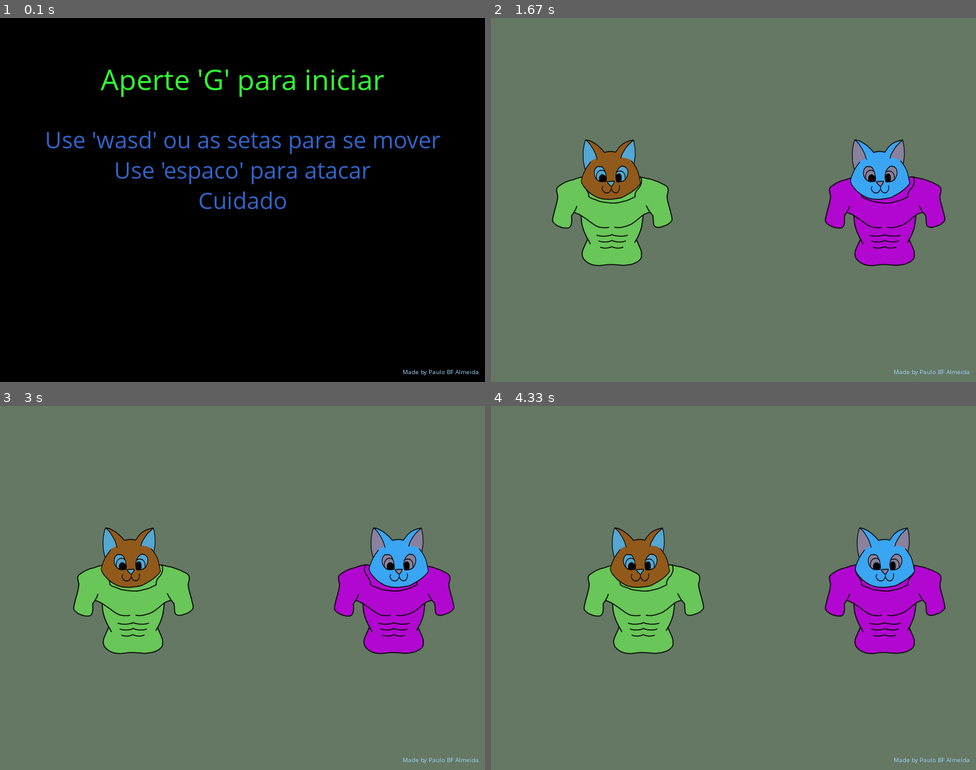
Above: before the commit, frames 1-4 (two rows, left to right).
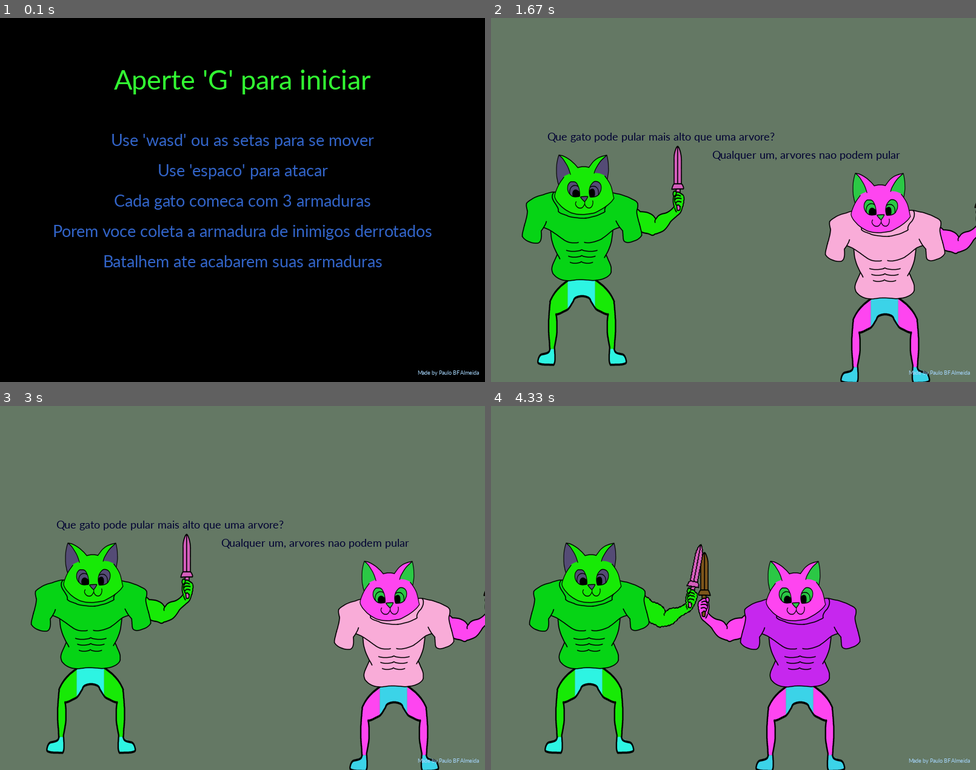
Above: after the commit, the same moments.

Repository: pauloBFalmeida/Gatoarmadura
Game: pygame game, started from main.py
The game is run twice, just before and just after one commit, with the same random seed, the same clock (stepped at 60 frames per second) and the same inputs.
Inputs:
- Up to frame 1 (0.1 s): no input
- Up to frame 2 (1.67 s): tap G at 0.33, 1.17 s; hold Esc 0.67-1.13 s; hold Right 0.67-1.13 s; tap A at 1.5 s
- Up to frame 3 (3 s): hold Space from 2.83 s (still down); hold Right from 2.83 s (still down)
- Up to frame 4 (4.33 s): release Space at 3.3 s; release Right at 3.3 s; hold Right 3.33-3.8 s; hold Left from 3.83 s (still down)

The runs differ from the first frame. In frame 1, 6.3% of the frame differs, in the area x 9-99%, y 14-99%; in frame 2, 19%; in frame 3, 20%; in frame 4, 23%, in the area x 7-99%, y 33-100%.

Commit message:
final da producao
o hit ficou bem zuado, como a animacao de ataque na esquerda, mas pft do jeito q tem q ser

Diff:
--- /dev/null
+++ b/enemy.py
@@ -0,0 +1,54 @@
+import pygame
+from gato import Gato
+
+class Enemy(Gato):
+	def __init__(self, x, y, right_direction):
+		Gato.__init__(self,x,y,right_direction)
+		self.min_dist_x = 170
+		self.min_dist_y = 40
+
+	# def  destruir_armadura(self):
+	# 	Gato.destruir_armadura(self)
+	# 	speed_x, speed_y = self.aproximar()
+	# 	speed_x *= -1
+	# 	speed_y *= -1
+	# 	for _ in range(15):
+	# 		Gato.movement_update(self, speed_x, speed_y)
+	# 		Gato.update(self)
+
+	def dist(self):
+		# distancia x,y
+		return (self.enemy.x - self.x, self.enemy.y - self.y)
+
+	def aproximar(self):
+		dist_x, dist_y = self.dist()
+		# calcular direcao como -1,0,1
+		speed_x = 0
+		if abs(dist_x) > self.min_dist_x:
+			speed_x = 1 if dist_x > 0 else -1
+		speed_y = 0
+		if abs(dist_y) > self.min_dist_y:
+			speed_y = 1 if dist_y > 0 else -1
+		return (speed_x, speed_y)
+
+# render
+	def update(self):
+		try:
+			dist_x, dist_y = self.dist()
+			speed_x, speed_y = self.aproximar()
+			# se aproximar
+			Gato.movement_update(self, speed_x,speed_y)
+			# perto o suficiente
+			# print()
+			if abs(dist_x) <= self.min_dist_x and abs(dist_y) <= self.min_dist_y:
+				# pronto para atacar
+				if self.attack_ready:
+					dist_x, dist_y = self.dist()
+					# olhar pro lado certo
+					if dist_x > 0 and not self.right_direction:	# enimigo a direita
+						Gato.movement_update(self, 1,0)
+					elif dist_x < 0 and self.right_direction:	# enimigo a esquerda
+						Gato.movement_update(self,-1,0)
+					Gato.attack(self)
+		except: pass
+		Gato.update(self)
--- a/frases.txt
+++ b/frases.txt
@@ -11,6 +11,6 @@
 Quando e que os gatos ficam irritados?
 Quando o dia esta quente pra cachorro
 Quando e que da azar atravessar o caminho de um gato?
-Quando você e um camundongo
+Quando voce e um camundongo
 Um gato caiu no poco, como ele saiu?
 Molhado
--- a/gato.py
+++ b/gato.py
@@ -1,9 +1,11 @@
 import pygame
 from random import randint
+from text import Text
 from manipulador_imagem import Manipulador
 
 class Gato():
-	def __init__(self, x, y):
+	def __init__(self, x, y, right_direction):
+		self.vivo = True
 		# position
 		self.x = x
 		self.y = y
@@ -15,31 +17,80 @@
 		self.head_dist = randint(7,12)
 		self.head_speed = float(randint(3,7))/10
 		# armadura
-		self.armor = Manipulador((200, 150),"armadura")
-		self.conjunto_armaduras = [
-			Manipulador((200, 150),"armadura") for _ in range(5)
-		]
+		self.armor = Manipulador((200, 150),"armadura") # pra pegar pos dos outros
+		self.conjunto_armaduras = [Manipulador((200, 150),"armadura") for _ in range(3)]
+		self.ultima_armadura = None
+		self.qtd_armaduras = 3
+		# perna
+		self.perna = Manipulador((150, 150),"perna",fundo=self.head.get_cor_fundo())
+		# perna
+		self.braco = Manipulador((100, 150),"braco",fundo=self.head.get_cor_fundo())
+		self.right_direction = right_direction
 		# attack
 		self.attack_ready = False
+		self.attacking = False
+		self.rotation = 0
+		self.add_rotation = -1
+		self.min_rotation = -40
+		self.down_animation = True
+
+	def start_battle(self,enemy):
+		self.enemy = enemy
+		self.attack_ready = True
+		self.move = True
 
 	def is_attack_ready(self):
 		return self.attack_ready
 
-	def set_attack_ready(self):
-		self.attack_ready = True
+	def attack(self):
+		self.attacking = True
+		self.attack_ready = False
 
-	def attack(self, enemy):
-		pass
+	def alcance(self):
+		margem_x = 30
+		margem_y = 20
+		min_dist_x = 170
+		min_dist_y = 40
+		# distancia
+		dist_x = self.enemy.x - self.x
+		dist_y = self.enemy.y - self.y
+		if abs(dist_x) > min_dist_x + margem_x or abs(dist_x) > min_dist_x - margem_x:
+			if abs(dist_y) > min_dist_y + margem_y or abs(dist_y) > min_dist_y - margem_y:
+				return True
+		return False
 
 	def  destruir_armadura(self):
-		try:
-			self.conjunto_armaduras.pop()
-		except:
-			print("sem armaduras")
+		self.qtd_armaduras -= 1
+		self.ultima_armadura = self.conjunto_armaduras.pop()
+		if self.qtd_armaduras == 0:
+			self.vivo = False
+		# play sound
+		r = randint(1,5)
+		arquivo = "sons/meow"+str(r)+".mp3"
+		pygame.mixer.music.load(arquivo)
+		pygame.mixer.music.play(0)
+
+	def coletar_armadura(self):
+		self.conjunto_armaduras.append(self.enemy.ultima_armadura)
+		self.qtd_armaduras += 1
 
 # update
 	def update(self):
-		self.head_animation()
+		if self.vivo:
+			self.head_animation()
+			if self.attacking:
+				if self.down_animation and (self.rotation == self.min_rotation or self.rotation == -self.min_rotation):	# fim descer animacao
+					self.down_animation = False
+					if self.alcance():
+						self.enemy.destruir_armadura()
+				elif not self.down_animation and self.rotation == 0:			# fim subir animacao
+					self.down_animation = True
+					self.attacking = False
+					self.attack_ready = True
+				elif self.down_animation:										# descer animacao
+					self.rotation += self.add_rotation if self.right_direction else -self.add_rotation
+				elif not self.down_animation:									# subir animacao
+					self.rotation -= self.add_rotation if self.right_direction else -self.add_rotation
 
 	def movement_update(self, x_speed, y_speed):
 		if self.move:
@@ -48,6 +99,12 @@
 			# update position
 			self.x += x_speed
 			self.y += y_speed
+			# update right_direction
+			if not self.attacking:
+				if x_speed > 0: # indo pra direita
+					self.right_direction = True
+				if x_speed < 0: # indo pra esquerda
+					self.right_direction = False
 
 	def head_animation(self):
 		if (abs(self.head_x_plus) > self.head_dist):
@@ -56,28 +113,39 @@
 
 # render
 	def render(self, window):
-		self.render_armor(window, self.y-40)
-		self.render_head(window, self.y)
-		size = int(12)
-		x = self.x - size//2
-		y = self.y - size//2
-		# debug, red dot in the midle
-		# pygame.draw.rect(window, (255,0,0), (x, y, size, size))
-		# pygame.draw.rect(window, (0,255,0), (self.head_x-2, self.y-10-2, 4, 4))
+		if self.vivo:
+			self.render_perna(window)
+			self.render_braco(window)
+			self.render_armor(window)
+			self.render_head(window)
 
-	def render_armor(self, window, y):
+	def render_perna(self, window):
+		x = self.x - self.perna.size[0]//2
+		y = self.y + self.armor.size[1] - 10
+		window.blit(self.perna.image, (x,y))
+
+	def render_braco(self, window):
+		image = self.braco.image
+		x_modificador = self.armor.size[0]//2 - 30
+		if not self.right_direction:	# indo pra esquerda
+			image = pygame.transform.flip(image, True, False) #(Surface, xbool, ybool)
+			x = self.x - (x_modificador + 100)
+		else: 						# canto esquerdo da tela
+			x = self.x + x_modificador
+		y = self.y -  self.armor.size[1]//2
+		if self.rotation != 0:		# rotate
+			image = pygame.transform.rotate(image, self.rotation)
+		window.blit(image, (x,y))
+
+	def render_armor(self, window):
 		try:
 			armor = self.conjunto_armaduras[-1]
-			x = self.x - armor.size[0]/2
-			# y = y - self.armor.size[1]
+			x = self.x - armor.size[0]//2
+			y = self.y
 			window.blit(armor.image, (x,y))
-		except:
-			print("sem armaduras pra render")
-		# x = self.x - self.armor.size[0]/2
-		# # y = y - self.armor.size[1]
-		# window.blit(self.armor.image, (x,y))
+		except: pass
 
-	def render_head(self, window, y):
-		x = (self.x + self.head_x_plus) - self.head.size[0]/2
-		y = y - self.head.size[1]
+	def render_head(self, window):
+		x = (self.x + self.head_x_plus) - self.head.size[0]//2
+		y = self.y + 15 - self.armor.size[1]//2
 		window.blit(self.head.image, (x,y))
--- a/main.py
+++ b/main.py
@@ -3,11 +3,12 @@
 from random import randint
 from time import sleep
 from gato import Gato
+from enemy import Enemy
 from text import Text
 
 pygame.init()
 
-class Gatinhos:
+class Rinha_de_Gato:
 	def __init__(self, width, height, title):
 		self.width = width
 		self.height = height
@@ -24,6 +25,7 @@
 
 		self.clock = pygame.time.Clock()
 		self.running = True
+		self.game_running = True
 		self.FPS = 60
 		self.background = (100, 120, 100)
 		# frases
@@ -32,20 +34,21 @@
 			 for line in file:
 				 self.frases.append(line)
 
-	def add_sec(self):
-		self.sec += 1
-		pygame.time.set_timer(pygame.NUMEVENTS-1, 1000)		# wait 1 sec
-
 	def prepare_battle(self):
-		# create enemy
-		self.enemy = Gato(self.width-self.gato.x, self.height-self.gato.y)
 		# disable movement
 		self.gato.move = False
+		self.gato.attack_ready = False
+		# create enemy
+		right_direction = True
+		if self.gato.x > self.width//2:	# player lado direito da tela
+			right_direction = False
+		self.enemy = Enemy(self.width-self.gato.x, self.height-self.gato.y, right_direction)
 		self.enemy.move = False
+		self.enemy.attack_ready = False
 		# say the lines
 		self.say_line()
 		# start fight
-		self.start_battle()
+		pygame.time.set_timer(pygame.USEREVENT+1, 2000)		# espera pra inciar
 
 	def say_line(self):
 		qtd = (len(self.frases)//2) -1				# qtd de frases
@@ -61,37 +64,30 @@
 			# escrita do lado da cabeca personagem (mais longe do canto)
 			x += -130 if x > self.width//2 else 130
 			# textbox
-			# escrever letra por letra
-			# textos = select[j].split()
-			# for texto in textos:
-			# 	y += 10
-			# 	print(texto)
-			# 	self.temporarios.append(Text(x,
-			# 								y,
-			# 								texto,
-			# 								20,
-			# 								typing=True,
-			# 								duration=10))
 			self.temporarios.append(Text(x,
-											y,
-											select[j],	# texto
-											20,
-											typing=True,
-											duration=100*2))
+										y,
+										select[j][:-1],	# texto
+										20,
+										color=(0,0,50),
+										duration=self.FPS*2) )
 
 	def start_battle(self):
-		self.gato.move = True
-		self.enemy.move = True
+		# start fight
+		pygame.time.set_timer(pygame.USEREVENT+1, 0)		# espera pra inciar
+		self.temporarios.append(Text(self.width//2,
+									self.height//2,
+									"Lutem",
+									60,
+									color=(250,50,50),
+									duration=self.FPS*1))
+		self.gato.start_battle(self.enemy)
+		self.enemy.start_battle(self.gato)
 
 	def start(self):
-		self.tempo = 0 # testes
+		self.enemies_defeated = 0
 		self.temporarios = []
-		self.gato = Gato(150,self.height//2)
-		self.gatos = []	# teste
+		self.gato = Gato(150,self.height//2-15, True)
 		self.prepare_battle()
-
-		# for i in range(6):
-		# 	self.gatos.append(Gato(i*120, i*100))
 
 	def input(self, keys):
 		# Player Controls
@@ -108,26 +104,29 @@
 			if self.gato.y < self.height:
 				self.gato.movement_update(0,1)
 		if keys[pygame.K_SPACE] and self.gato.is_attack_ready():	# attack
-			self.gato.attack(self.enemy)
+			self.gato.attack()
 		if keys[pygame.K_ESCAPE]:
-			# self.running = False
-			self.say_line()
+			# self.say_line()
+			self.running = False
 
 	def logic(self):
 		self.enemy.update()
 		self.gato.update()
+		if not self.gato.vivo:
+			self.running = False
+		if not self.enemy.vivo:
+			self.enemies_defeated += 1
+			self.gato.coletar_armadura()
+			self.prepare_battle()
 		self.credits.update()
-		for g in self.gatos:
-			g.update()
-		for t in self.temporarios:
+		for t in list(self.temporarios):
 			t.update()
+			if t.duration_ended(): self.temporarios.remove(t)
 
 	def render(self, window):
 		window.fill(self.background)		# background
 		self.enemy.render(window)
 		self.gato.render(window)
-		for g in self.gatos:
-			g.render(window)
 		for t in self.temporarios:
 			t.render(window)
 		self.credits.render(window)			# credits
@@ -142,9 +141,11 @@
 		# textos
 		textos = ["Use 'wasd' ou as setas para se mover",
 				"Use 'espaco' para atacar",
-				"Cuidado"]
-		for i in range(3):
-			Text(x,200+i*50,textos[i],40,color=cor).render(window)
+				"Cada gato comeca com 3 armaduras",
+				"Porem voce coleta a armadura de inimigos derrotados",
+				"Batalhem ate acabarem suas armaduras"]
+		for i in range(5):
+			Text(x,200+i*50,textos[i],30,color=cor).render(window)
 		# creditos
 		self.credits.render(window)
 		pygame.display.update()
@@ -153,29 +154,61 @@
 			event = pygame.event.wait()
 			if event.type == pygame.QUIT:	# kill screen
 				self.running = False
+				self.game_running = False
 				break
 			if event.type == pygame.KEYDOWN:
 				if event.key == pygame.K_g:	# start game
 					break
 
+	def end_screen(self):
+		window = self.win
+		x = self.width//2
+		cor = (50,100,200)
+		# titulo
+		Text(x,100,"Fim de jogo",50,color=(50,250,50)).render(window)
+		# textos
+		textos = ["Use 'G' para reiniciar",
+				"Voce derrotou "+str(self.enemies_defeated)]
+		for i in range(2):
+			Text(x,200+i*100,textos[i],40,color=cor).render(window)
+		# creditos
+		self.credits.render(window)
+		pygame.display.update()
+		# wait to player press 'g'
+		while True:
+			event = pygame.event.wait()
+			if event.type == pygame.QUIT:	# kill screen
+				self.running = False
+				self.game_running = False
+				break
+			if event.type == pygame.KEYDOWN:
+				if event.key == pygame.K_g:	# start game
+					self.running = True
+					break
+
 def main():
-	game = Gatinhos(800, 600, "Gatinhos")
+	game = Rinha_de_Gato(800, 600, "Rinha_de_Gato")
+
 	game.wait_to_start()		# wait to player press 'g'
-	game.start()				# start game
-
-	while game.running:
-		game.clock.tick(game.FPS)
-
-		for event in pygame.event.get():
-			if event.type == pygame.QUIT:
-				game.running = False
-			elif event.type == pygame.NUMEVENTS-1:
-				game.add_sec()
-
-		game.input(pygame.key.get_pressed())
-		game.logic()
-		game.render(game.win)
-
+	while game.game_running:
+		game.start()				# start game
+		# loop
+		while game.running:
+			game.clock.tick(game.FPS)
+
+			for event in pygame.event.get():
+				if event.type == pygame.QUIT:
+					game.running = False
+					game.game_running = False
+				elif event.type == pygame.USEREVENT+1:
+					game.start_battle()
+
+			game.input(pygame.key.get_pressed())
+			game.logic()
+			game.render(game.win)
+		# end screen
+		if game.game_running:
+			game.end_screen()
 
 if __name__ == "__main__":
 	main()
--- a/manipulador_imagem.py
+++ b/manipulador_imagem.py
@@ -4,8 +4,14 @@
 except: pass
 
 class Manipulador():
-	def __init__(self, size, arquivo):
+	def __init__(self, size, arquivo, **kwargs):
 		self.size = size
+		self.cores = [self.random_color(), self.random_color()]	# detalhes, fundo
+		for kwarg in kwargs.items():
+			if kwarg[0] == 'detalhes':
+				self.cores[0] = kwarg[1]
+			if kwarg[0] == 'fundo':
+				self.cores[1] = kwarg[1]
 		self.image = self.generate_image(arquivo)
 
 	def generate_image(self, arquivo):
@@ -21,7 +27,7 @@
 
 			for i in range(2):
 				imrgb = list(imgs[i].split())
-				color = self.random_color()
+				color = self.cores[i]
 				for j in range(3):
 					imrgb[j] = Image.eval(imrgb[j], (lambda p: self.colorise_image(p,color,j)) )
 				imgs[i] = Image.merge("RGBA", imrgb)
@@ -47,3 +53,6 @@
 
 	def random_color(self):
 		return (randint(0,255),randint(0,255),randint(0,255))
+
+	def get_cor_detalhes(self): return self.cores[0]
+	def get_cor_fundo(self): return self.cores[1]
--- a/piton.py
+++ /dev/null
@@ -1,15 +0,0 @@
-def algo(a, **kwargs):
-	# b = kwargs.get('b')
-    # c = kwargs.get('c')
-	print(a)
-	for k in kwargs.items():
-		if k[0] == 'b':
-			print('finalmente'+str(k[1]))
-		print(k)
-	# for key, value in kwargs.items():
-	# 	print("The value of {} is {}".format(key, value))
-
-algo(10)
-algo(10, b=5)
-algo(10, c=12)
-algo(10, b=2,c=3)
--- a/text.py
+++ b/text.py
@@ -13,7 +13,7 @@
 		self.change = False			# not change color
 		self.xytopleft = False		# start in the middle of text box
 		self.xybottomright = False	# start in the middle of text box
-		self.font_name = "comic sans ms"
+		self.font_name = "calibri"
 		self.typing = False
 		# kwargs
 		for kwarg in kwargs.items():
@@ -29,12 +29,6 @@
 				self.xybottomright = kwarg[1]
 			elif kwarg[0] == 'font':		# change font
 				self.font_name = kwarg[1]
-			elif kwarg[0] == 'typing':		# type each letter
-				self.typing = kwarg[1]
-				self.original_text = text				# original text
-				self.text = ""
-				self.max_time_typing = 30
-				self.time_typing = 0
 		# generate textbox
 		self.create_texbox()
 
@@ -50,10 +44,6 @@
 	def new_color(self):
 		self.color = (randint(50,255), randint(50,255), randint(50,255))
 
-	def change_text(self, new_text):
-		self.text = new_text
-		self.create_texbox()
-
 	def update(self):
 		# change  color
 		if self.change:
@@ -62,19 +52,6 @@
 			i = randint(0,2)	# chooses between r,g,b
 			new_c[i] = (new_c[i] + randint(-r,r)) % 255
 			self.color = (new_c[0], new_c[1], new_c[2])
-		# type a letter
-		if self.typing:
-			if self.time_typing == 0:
-				self.time_typing += self.max_time_typing
-				# add a letter
-				qtd = len(self.text) +1		# n letters used until now
-				self.change_text(self.original_text[qtd:])
-				# end of text
-				if qtd >= len(self.original_text):
-					self.duration = 0
-					self.typing = False
-			else:
-				self.time_typing -= 1
 		# decrease duration
 		if self.duration > 0:
 			self.duration -= 1
Not shown, changed: README.md
Renamed: dell/6f1d1e41b408dcf3910b59ccd19731f4_how-to-draw-a-cat-step-by-step-from-front-view-easydrawingtips_728-620.png -> deletar/6f1d1e41b408dcf3910b59ccd19731f4_how-to-draw-a-cat-step-by-step-from-front-view-easydrawingtips_728-620.png
Renamed: dell/armadura.jpg -> deletar/armadura.jpg
Renamed: dell/armadura.png -> deletar/armadura.png
Renamed: dell/armadura_borda.png -> deletar/armadura_borda.png
Renamed: dell/armadura_detalhes.png -> deletar/armadura_detalhes.png
Renamed: dell/armadura_fundo.png -> deletar/armadura_fundo.png
Renamed: dell/cat-draw-png-7.png -> deletar/cat-draw-png-7.png
Renamed: dell/cat-drawing.jpg -> deletar/cat-drawing.jpg
Renamed: dell/gato.png -> deletar/gato.png
Renamed: dell/gato2.png -> deletar/gato2.png
Renamed: dell/gato3.png -> deletar/gato3.png
(and 23 more such lines)
